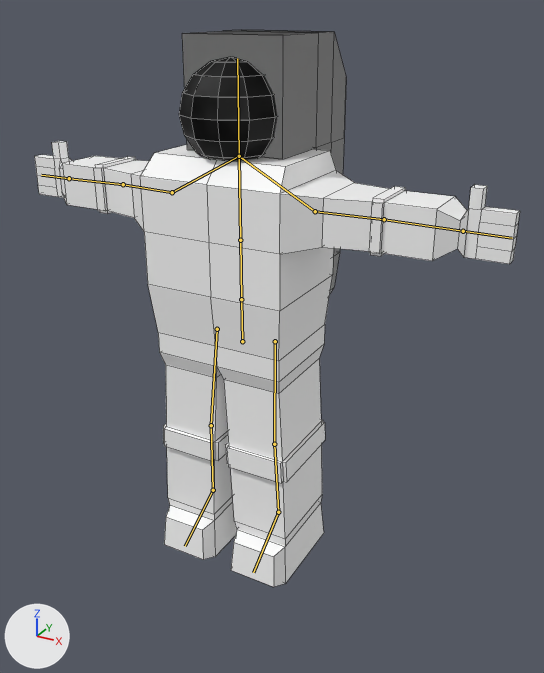
A saved change to the Blender file blender/astronaut animated.blend.
Before and after are seen from a camera (50 mm lens) standing at (1.28, -2.11, 1.95) and looking at (0.17, -0.1, 0.95). Lighting does not change. The marker at lower left points along +X, +Y and +Z. The bones that bend it are drawn over the model as lines. Mesh edges are drawn as thin lines.

The first picture shows 'Astronaut'.
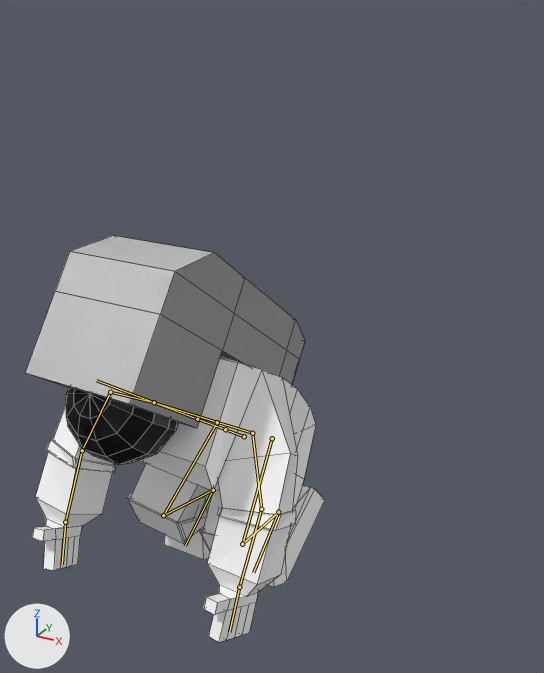
The newer file adds an action. The first version stands in its rest pose; the second is drawn at frame 30 of the action 'Place'.

Pixel boxes [x1, y1, x2, y2] of what changed, in the pictures (544 x 673 px):
```json
{"object": "Astronaut", "change": "posed", "before": [34, 30, 520, 587], "after": [25, 235, 325, 642], "on screen": "38% narrower, 27% shorter"}
{"bone": "Root", "before": "(242, 341) to (241, 299)", "after": "(244, 436) to (225, 429)"}
{"bone": "UpperArm.L", "before": "(315, 211) to (384, 219)", "after": "(252, 433) to (261, 509)"}
{"bone": "LowerArm.L", "before": "(384, 219) to (463, 231)", "after": "(261, 509) to (239, 587)"}
{"bone": "Hand.L", "before": "(463, 231) to (512, 238)", "after": "(239, 587) to (229, 632)"}
{"bone": "UpperArm.R", "before": "(172, 192) to (123, 184)", "after": "(110, 392) to (82, 450)"}
{"bone": "LowerArm.R", "before": "(123, 184) to (69, 178)", "after": "(82, 450) to (65, 522)"}
{"bone": "Hand.R", "before": "(69, 178) to (41, 175)", "after": "(65, 522) to (62, 564)"}
```

The change, as JSON lines over the scene's bpy script:
```json
{"block": "bone_root", "where": "bone_root = bpy.data.objects['Armature'].pose.bones['Root']"}
{"op": "set", "path": "bone_root.location", "old": "(0.0, 0.0, 0.0)", "new": "(0.0, -0.393, 0.0)"}
{"op": "set", "path": "bone_root.rotation_quaternion", "old": "(1.0, 0.0, 0.0, 0.0)", "new": "(0.896, 0.444, 0.0, 0.0)", "note": "degrees (0, 0, 0) -> degrees (53, 0, 0)"}
{"block": "bone_upperarm_l", "where": "bone_upperarm_l = bpy.data.objects['Armature'].pose.bones['UpperArm.L']  # child of 'Shoulder.L'"}
{"op": "set", "path": "bone_upperarm_l.rotation_quaternion", "old": "(1.0, 0.0, 0.0, 0.0)", "new": "(0.811, 0.568, -0.06, -0.129)", "note": "degrees (0, 0, 0) -> degrees (70, 3, -16)"}
{"block": "bone_lowerarm_l", "where": "bone_lowerarm_l = bpy.data.objects['Armature'].pose.bones['LowerArm.L']  # child of 'UpperArm.L'"}
{"op": "set", "path": "bone_lowerarm_l.rotation_quaternion", "old": "(1.0, 0.0, 0.0, 0.0)", "new": "(0.97, 0.163, 0.168, -0.068)", "note": "degrees (0, 0, 0) -> degrees (18, 20, -5)"}
{"block": "bone_hand_l", "where": "bone_hand_l = bpy.data.objects['Armature'].pose.bones['Hand.L']  # child of 'LowerArm.L'"}
{"op": "set", "path": "bone_hand_l.rotation_quaternion", "old": "(1.0, 0.0, 0.0, 0.0)", "new": "(0.997, 0.0, 0.081, 0.0)", "note": "degrees (0, 0, 0) -> degrees (0, 9, 0)"}
{"block": "bone_upperarm_r", "where": "bone_upperarm_r = bpy.data.objects['Armature'].pose.bones['UpperArm.R']  # child of 'Shoulder.R'"}
{"op": "set", "path": "bone_upperarm_r.rotation_quaternion", "old": "(1.0, 0.0, 0.0, 0.0)", "new": "(0.768, 0.591, 0.13, 0.209)", "note": "degrees (0, 0, 0) -> degrees (75, -3, 28)"}
{"block": "bone_lowerarm_r", "where": "bone_lowerarm_r = bpy.data.objects['Armature'].pose.bones['LowerArm.R']  # child of 'UpperArm.R'"}
{"op": "set", "path": "bone_lowerarm_r.rotation_quaternion", "old": "(1.0, 0.0, 0.0, 0.0)", "new": "(0.981, 0.083, -0.168, 0.046)", "note": "degrees (0, 0, 0) -> degrees (9, -20, 4)"}
{"block": "bone_hand_r", "where": "bone_hand_r = bpy.data.objects['Armature'].pose.bones['Hand.R']  # child of 'LowerArm.R'"}
{"op": "set", "path": "bone_hand_r.rotation_quaternion", "old": "(1.0, 0.0, 0.0, 0.0)", "new": "(0.98, 0.129, -0.153, -0.015)", "note": "degrees (0, 0, 0) -> degrees (16, -17, -4)"}
```
